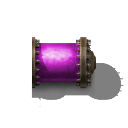
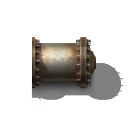
Revision of a layered w=128, h=128 image; what changed, layer by layer:
pixels changed over [34, 39, 81, 83] (layer not identified)
